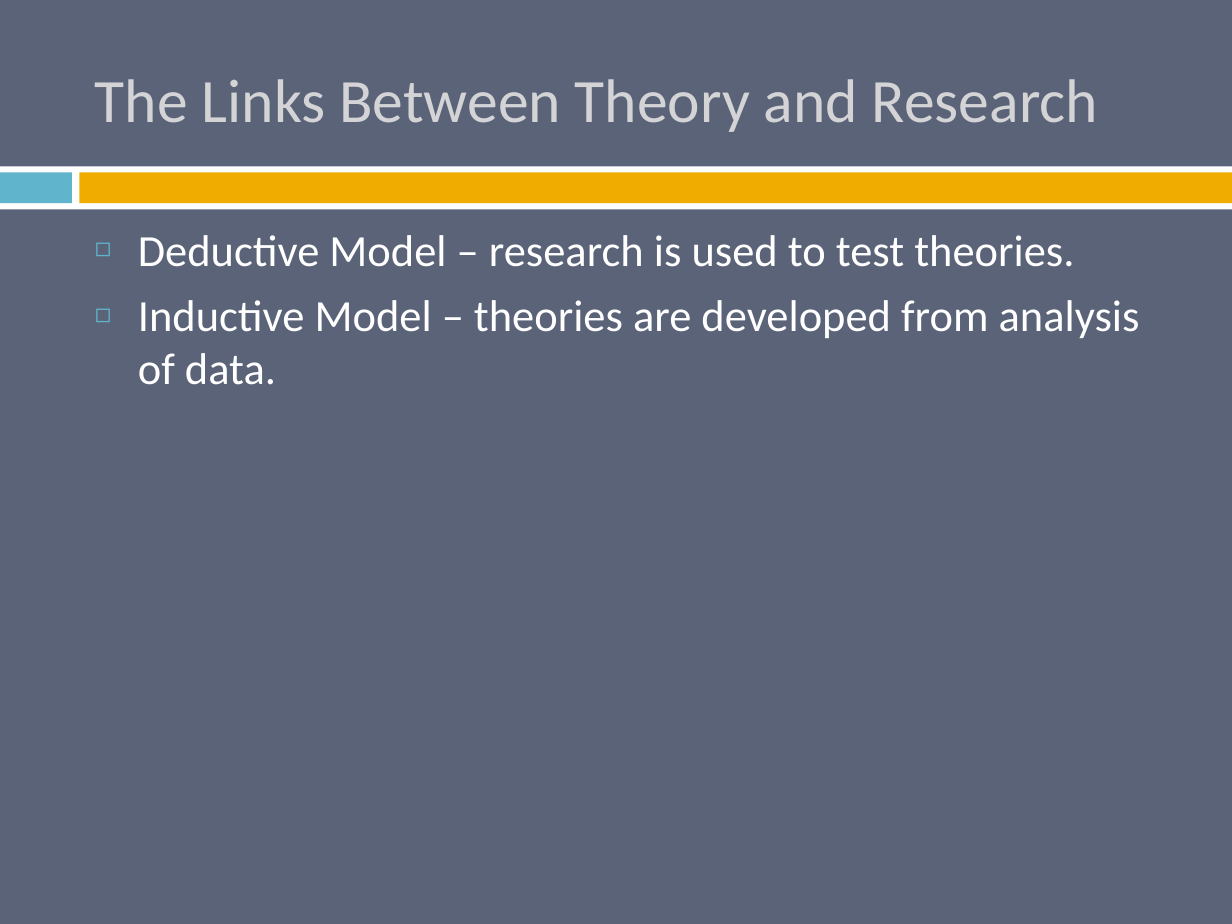
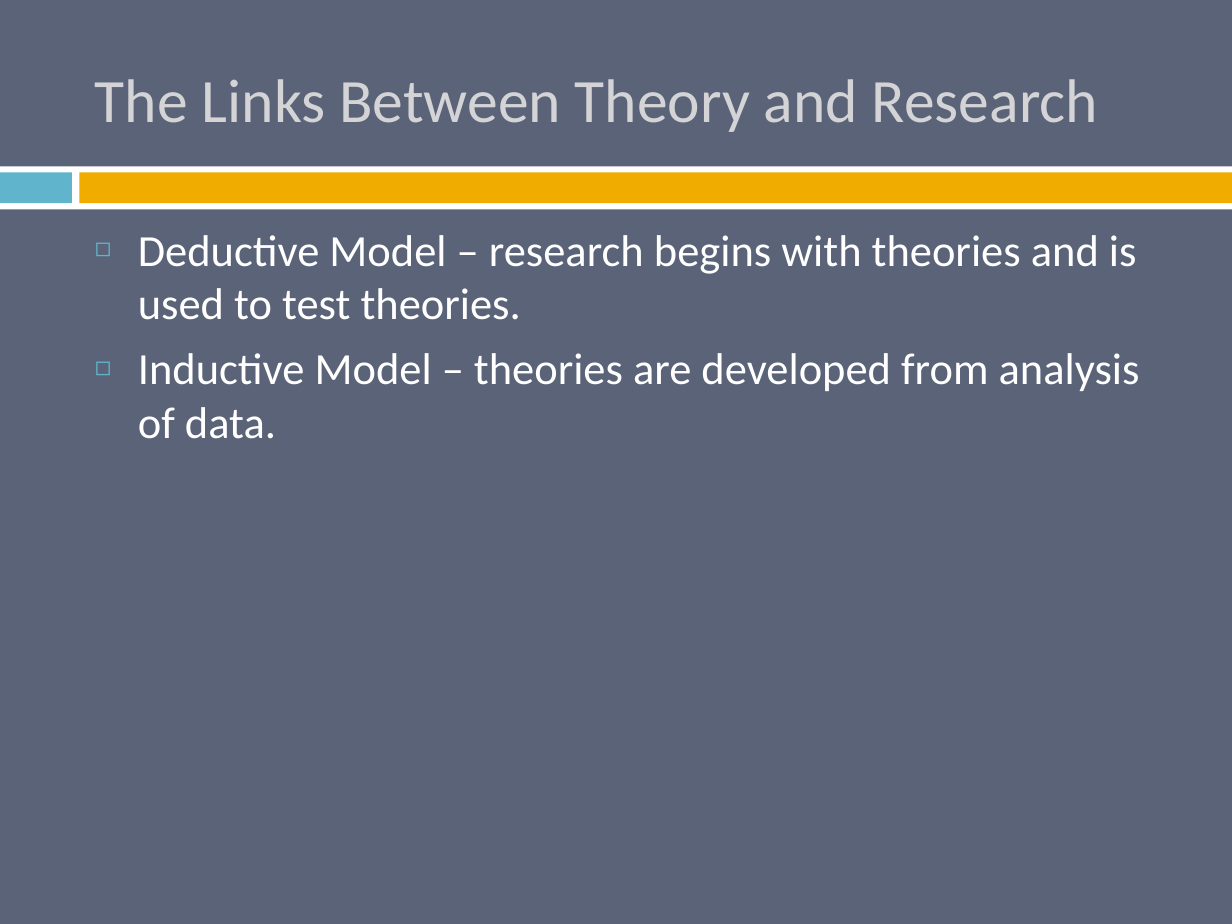
Before and after one commit to burrelvannjr/methods_csuf, a slide deck: slide 15 of ppts/old/Babbie_7e_PPT_ch_02.pptx. Drawn at 1232x924 pixels with LibreOffice and Linux fonts; fonts in the diff are those of the drawing. Boxes give left, top, right and bottom in pixels: in the first picture for what was removed or moved away, otherwise in the second. Text is boxed around its words. In the diff, an @@ line names an element or a change of style, - is before the commit and + after.

```diff
--- a/ppts/old/Babbie_7e_PPT_ch_02.pptx
+++ b/ppts/old/Babbie_7e_PPT_ch_02.pptx
@@ text at (138,235,1137,320): text changed @@
-◻ Deductive Model – research is used to test theories.
+◻ Deductive Model – research begins with theories and is used to test theories.
```
Also in this commit, not shown: 6 other slides changed, 14 other files.
